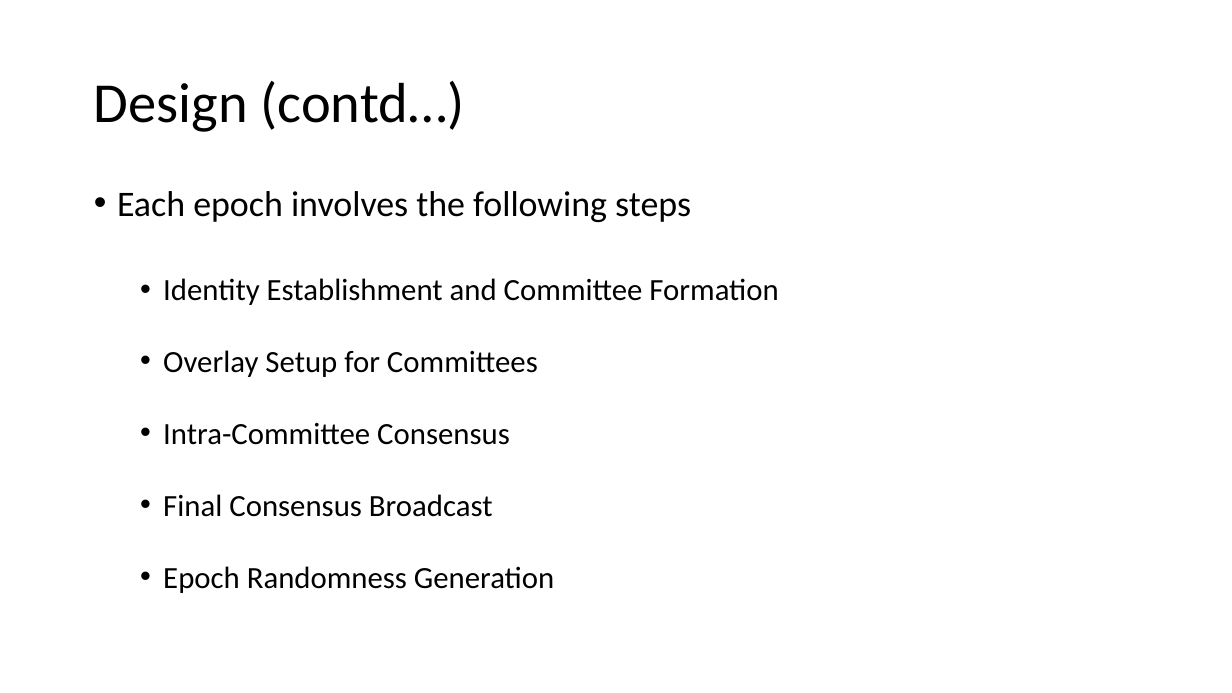
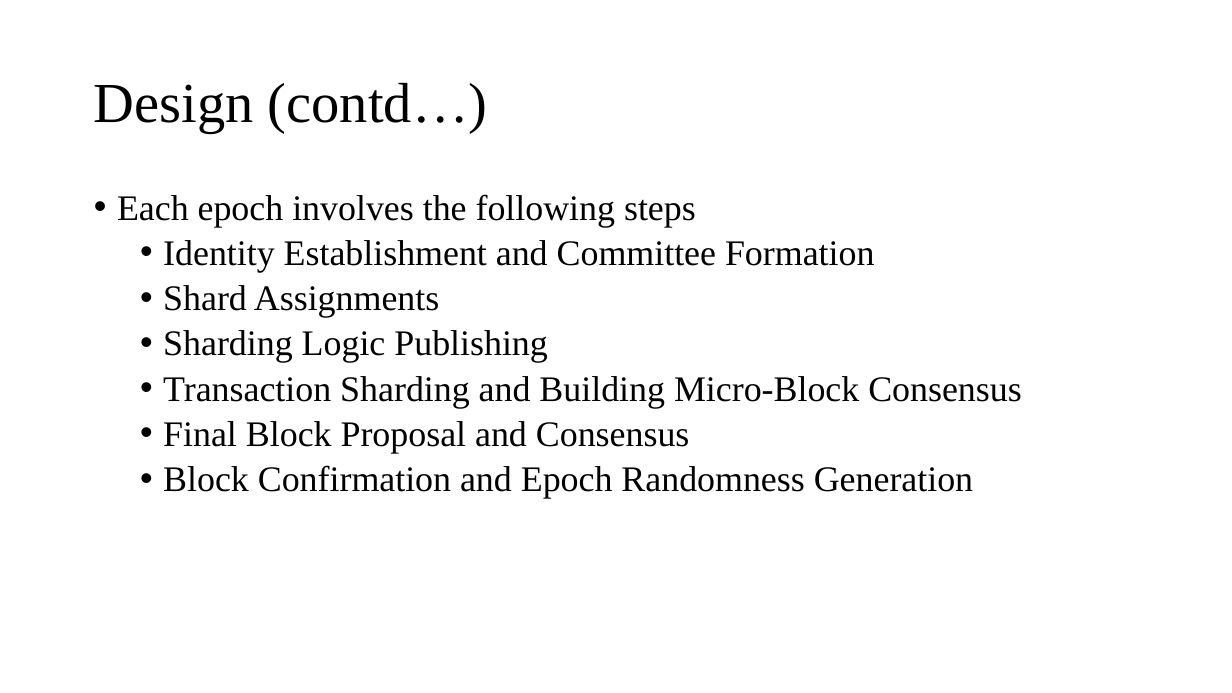
Before and after one commit to Tsajan/2018FallSemPOSTECH, a slide deck: slide 6 of CSED601 Dependable Computing/Sharding.pptx (slide 7 before the commit). Drawn at 1232x693 pixels with LibreOffice and Linux fonts; fonts in the diff are those of the drawing. Boxes give left, top, right and bottom in pixels: in the first picture for what was removed or moved away, otherwise in the second. Text is boxed around its words. In the diff, an @@ line names an element or a change of style, - is before the commit and + after.

```diff
--- a/CSED601 Dependable Computing/Sharding.pptx
+++ b/CSED601 Dependable Computing/Sharding.pptx
@@ title "Design (contd…)" at bbox=[94, 82, 487, 133]: font Calibri to Times New Roman @@
@@ text at bbox=[117, 194, 875, 272]: font Calibri to Times New Roman in "Each epoch involves the following steps", "Identity Establishment and Committee Formation"; size 24 to 28 pt in "Identity Establishment and Committee Formation"; line spacing 0.8 to 0.9 @@
@@ text at bbox=[163, 285, 1022, 498]: text changed; size 24 to 28 pt; font Calibri to Times New Roman @@
-  • Overlay Setup for Committees
-  • Intra-Committee Consensus
-  • Final Consensus Broadcast
-  • Epoch Randomness Generation
+  • Shard Assignments
+  • Sharding Logic Publishing
+  • Transaction Sharding and Building Micro-Block Consensus
+  • Final Block Proposal and Consensus
+  • Block Confirmation and Epoch Randomness Generation
```
Also in this commit, not shown: 4 other slides changed, 9 slides added, 1 slide removed, 4 other files.
